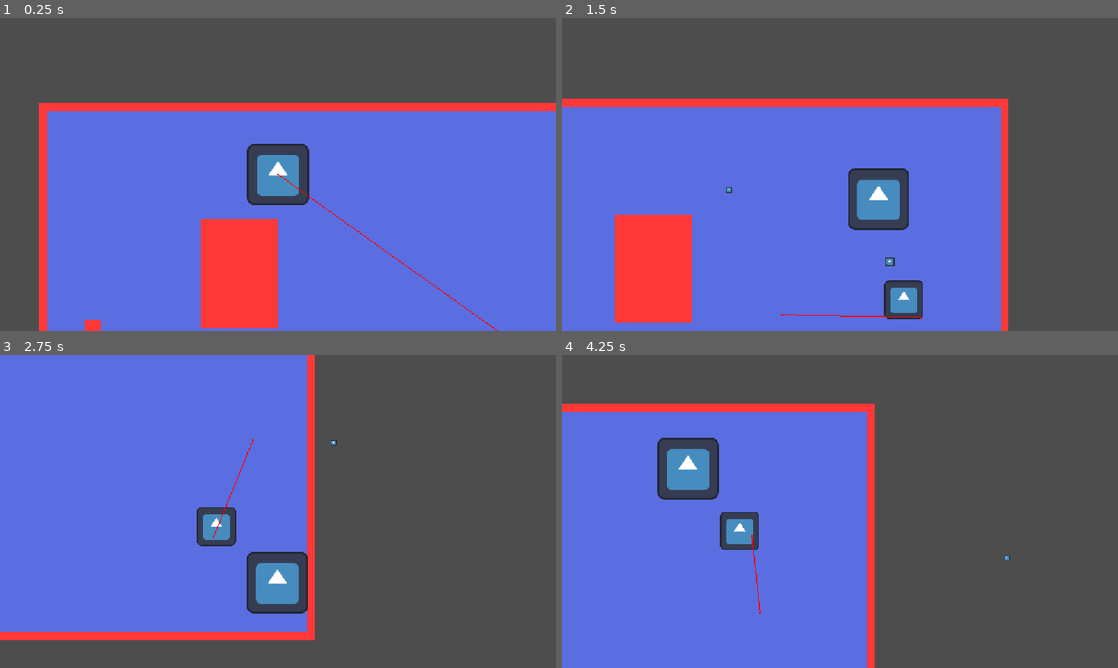
Above: before the commit, frames 1-4 (two rows, left to right).
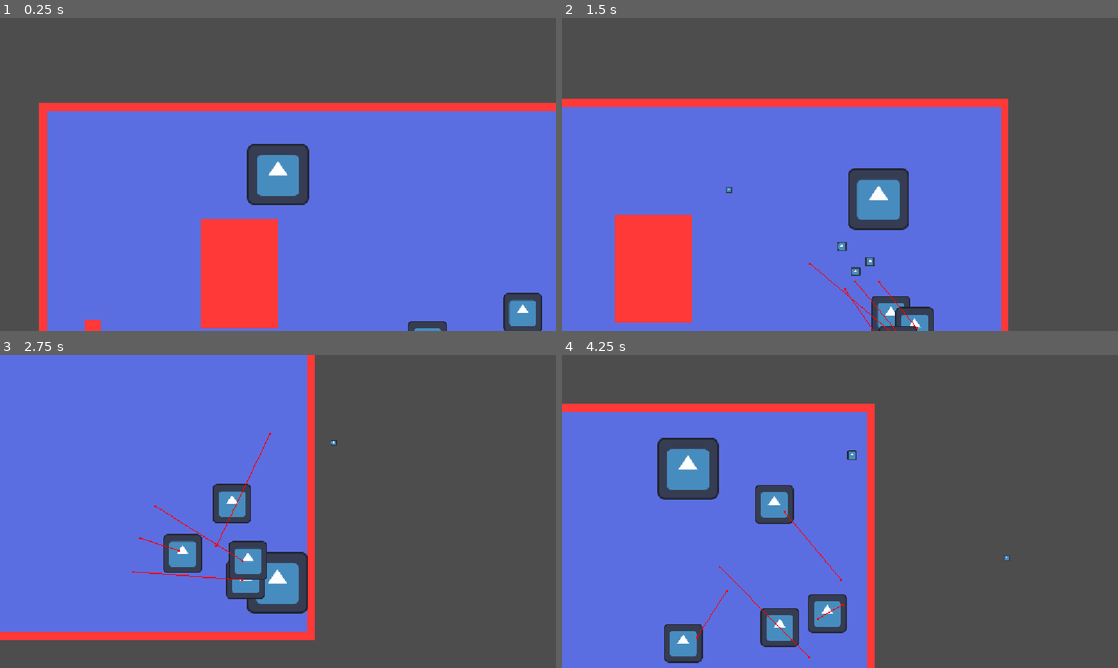
Above: after the commit, the same moments.

Repository: icarus-child/ASJ2026
Game: Godot game, scene res://main.tscn
The game is run twice, just before and just after one commit, with the same random seed, the same clock (stepped at 60 frames per second) and the same inputs. The engine's default icon, where the game draws it, is replaced by a stand-in: a white triangle on a blue panel in a dark square.
Inputs (mouse positions are in pixels of both pictures, inside the frame that each line leads up to):
- Up to frame 1 (0.25 s): no input
- Up to frame 2 (1.5 s): move the mouse to (962, 158) at 0.52 s; hold D (move_right) 0.53-1.28 s; hold Space (parry) 0.53-1.28 s; move the mouse to (728, 190) at 1.27 s; hold S (move_down) from 1.28 s (still down); click (728, 190) at 1.35 s
- Up to frame 3 (2.75 s): move the mouse to (333, 442) at 2.02 s; release S (move_down) at 2.03 s; hold D (move_right) from 2.03 s (still down); tap Middle mouse button (spell_2) at 2.1 s
- Up to frame 4 (4.25 s): move the mouse to (812, 574) at 2.77 s; release D (move_right) at 2.78 s; hold W (move_up) 2.78-3.53 s; right-click (812, 574) at 2.85 s; move the mouse to (1006, 558) at 3.52 s; hold A (move_left) from 3.53 s (still down); hold Space (parry) from 3.53 s (still down)

The runs differ from the first frame. In frame 1, 1.2% of the frame differs, in the area x 49-98%, y 49-100%; in frame 2, 1.8%; in frame 3, 3.6%; in frame 4, 4.4%, in the area x 18-53%, y 30-99%.

Commit message:
enemy ai with scoring system and self-avoidance

Diff:
--- a/enemies/test_enemy.gd
+++ b/enemies/test_enemy.gd
@@ -13,14 +13,19 @@
 # the ai needs to know how far it can move before it's cooldown is done so it can
 # move intelligently between attacks (?) i.e. it prioritizes local optimums
 
+
+
 @export var min_attack_cooldown: float
 @export var max_attack_cooldown: float
-@export var max_speed: float
+@export var speed: float
 @export var acceleration: float
 @export var health: int = 3
 
+const IDEAL_DISTANCE := 300.0
+
 var can_attack: bool = true
 var attack_recovery: bool = false
+var reposition_target: Vector2
 
 @onready var attacks: Array[Spell] = [Projectile.TestSpell.new()]
 @onready var max_attack_range: float = (
@@ -28,6 +33,7 @@
 )
 @onready var player: CharacterBody2D = get_parent().get_node("Player")
 @onready var navigation_agent: NavigationAgent2D = $NavigationAgent2D
+@onready var avoid_shape: Area2D = $AvoidShape
 
 
 func _ready() -> void:
@@ -36,11 +42,15 @@
 		func(a1: Spell, a2: Spell) -> bool: return a1.range() < a2.range()
 	)
 	# TODO: artificially stagger the timers so every enemy doesn't update at the same time
-	($NavigationTargetCooldown as Timer).timeout.connect(_update_navigation_target)
-	_update_navigation_target()
+	var timer := Timer.new()
+	timer.autostart = true
+	timer.wait_time = randf_range(0.5, 1)
+	timer.timeout.connect(_update_navigation_target)
+	add_child(timer)
 
 
 # TODO: enemy attacks should have a startup and recovery time where they don't move
+# TODO: enemy won't stop and attack when inside of an obstacle
 func _physics_process(delta: float) -> void:
 	var distance_to_player := position.distance_to(player.position)
 	if can_attack and distance_to_player <= max_attack_range and _has_line_of_sight():
@@ -76,64 +86,61 @@
 
 
 func _movement(delta: float) -> void:
-	var direction := position.direction_to(navigation_agent.get_next_path_position())
-	var target_vel: Vector2 = direction * max_speed
-	velocity += (target_vel - velocity).limit_length(acceleration * delta)
+	var move_dir := position.direction_to(
+		navigation_agent.get_next_path_position()
+	)
+
+	var separation := _get_separation_force()
+
+	# only keep component perpendicular to movement
+	var forward_strength := separation.dot(move_dir)
+
+	var lateral_separation := (
+		separation
+		- move_dir * forward_strength
+	)
+
+	var final_dir := (
+		move_dir
+		+ lateral_separation * 1.2
+	).normalized()
+
+	var target_vel := final_dir * speed
+
+	velocity += (
+		target_vel - velocity
+	).limit_length(acceleration * delta)
+
 
 # Too far → move closer
 # Too close → back away
 # Good distance + LOS → strafe / hold position
 # No LOS → move to regain visibility
 func _update_navigation_target() -> void:
-	var IDEAL_DISTANCE := 300.0
-	var DISTANCE_TOLERANCE := 200.0
-
-	var target: Vector2
-	var distance := player.position.distance_to(position)
-	var has_los := _has_line_of_sight()
-	var desired_position := (
-		player.global_position - global_position.direction_to(player.global_position)
-		* IDEAL_DISTANCE
-		)
-
-
-	if not has_los:
-		target = _find_flank_position()
-	elif (
-		distance > IDEAL_DISTANCE + DISTANCE_TOLERANCE
-		or distance < IDEAL_DISTANCE - DISTANCE_TOLERANCE
-	):
-		target = desired_position
-	else:
-		target = _find_flank_position()
-
-	navigation_agent.target_position = target
-
-
-func _has_line_of_sight(from: Vector2 = global_position) -> bool:
-	var space := get_world_2d().direct_space_state
-
-	var query := PhysicsRayQueryParameters2D.create(
-		from,
-		player.global_position
-	)
-
-	query.collision_mask = 0b100000011
-
-	var result := space.intersect_ray(query)
-
-	if result.is_empty():
-		return true
-
-	return result.collider == player
+	navigation_agent.target_position = _find_flank_position()
+
+
+func _get_separation_force() -> Vector2:
+	var force := Vector2.ZERO
+
+	for neighbour: Area2D in avoid_shape.get_overlapping_areas():
+		var offset := global_position - neighbour.global_position
+		var dist := offset.length()
+
+		if dist <= 0.01:
+			continue
+
+		var strength := 1.0 - (dist / ((avoid_shape.get_child(0) as CollisionShape2D).shape as CircleShape2D).radius)
+
+		force += offset.normalized() * strength
+
+	return force.limit_length(0.4)
 
 
 func _find_flank_position() -> Vector2:
-	const IDEAL_DISTANCE := 300.0
-	const FLANK_ANGLE_STEP := 45.0
 	const NUM_SAMPLES := 8
-
-	var to_enemy := (global_position - player.global_position).normalized()
+	const FLANK_ANGLE_STEP := 360.0/NUM_SAMPLES
+
 
 	var best_pos := player.global_position
 	var best_score := -INF
@@ -141,27 +148,16 @@
 	for i in range(NUM_SAMPLES):
 		var angle := deg_to_rad(i * FLANK_ANGLE_STEP)
 
-		var dir := to_enemy.rotated(angle)
+		var dir := global_position.direction_to(player.global_position).rotated(angle)
 
 		var candidate := (
 			player.global_position
 			+ dir * IDEAL_DISTANCE
 		)
-
-		if not _is_position_reachable(candidate):
-			continue
-
-		var score := 0.0
-
-		# Prefer LOS
-		if _has_line_of_sight(candidate):
-			score += 1000.0
-
-		# Prefer shorter movement
-		score -= global_position.distance_to(candidate)
-
-		# Prefer keeping current side slightly
-		score += to_enemy.dot(dir) * 50.0
+		# get closest valid navmesh point
+		candidate = NavigationServer2D.map_get_closest_point(get_world_2d().navigation_map, candidate)
+		var score := _rate_position(candidate)
+		# _display_flanks_for_testing(score, candidate, i)
 
 		if score > best_score:
 			best_score = score
@@ -170,10 +166,68 @@
 	return best_pos
 
 
-func _is_position_reachable(target_point: Vector2) -> bool:
-	var map := get_world_2d().navigation_map
-	var closest_point := NavigationServer2D.map_get_closest_point(map, target_point)
-	return (closest_point - target_point).is_zero_approx()
+func _rate_position(candidate: Vector2) -> float:
+	var score := 0.0
+
+	# Prefer LOS
+	if not _has_line_of_sight(candidate):
+		return -INF
+
+	# Prefer a specific distance
+	var res := -absf(candidate.distance_to(player.global_position) - IDEAL_DISTANCE) * 2
+	score += res
+	# print("gained for distance %s" % res)
+
+	# Prefer shorter movement
+	res = -global_position.distance_to(candidate)
+	score += res
+	# print("gained for movement %s" % res)
+
+	# Prefer changing spots once we've reached one
+	res = 0
+	if global_position.distance_to(candidate) < 10:
+		res = -300
+	score += res
+	# print("gained for position %s" % res)
+
+	# Prefer positions that aren't crowded
+	for neighbour: Area2D in avoid_shape.get_overlapping_areas():
+		var dist := neighbour.global_position.distance_to(candidate)
+
+		if dist < 100:
+			score -= (100 - dist) * 10
+
+	return score
+
+
+func _has_line_of_sight(from: Vector2 = global_position) -> bool:
+	var space := get_world_2d().direct_space_state
+
+	var query := PhysicsRayQueryParameters2D.create(
+		from,
+		player.global_position
+	)
+
+	query.collision_mask = 0b110000001
+
+	var result := space.intersect_ray(query)
+
+	if result.is_empty():
+		return true
+
+	return result.collider == player
+
+
+func _display_flanks_for_testing(score: float, candidate: Vector2, i: int) -> void:
+	var label := Label.new()
+	label.text = "%s : %s" % [i, snappedf(score, 5)]
+	label.global_position = candidate
+	var timer := Timer.new()
+	timer.autostart = true
+	timer.wait_time = 1
+	timer.timeout.connect(label.queue_free)
+	label.add_child(timer)
+	add_sibling(label)
 
 
 func _die() -> void:
--- a/enemies/test_enemy.tscn
+++ b/enemies/test_enemy.tscn
@@ -9,13 +9,16 @@
 [sub_resource type="RectangleShape2D" id="RectangleShape2D_2bghh"]
 size = Vector2(86, 86)
 
+[sub_resource type="CircleShape2D" id="CircleShape2D_8ifd5"]
+radius = 74.3
+
 [node name="TestEnemy" type="CharacterBody2D" unique_id=1794130473]
 collision_layer = 16
 collision_mask = 256
 script = ExtResource("1_pegq0")
 min_attack_cooldown = 2.0
 max_attack_cooldown = 4.0
-max_speed = 150.0
+speed = 150.0
 acceleration = 300.0
 
 [node name="Sprite2D" type="Sprite2D" parent="." unique_id=1694667638]
@@ -34,9 +37,14 @@
 shape = SubResource("RectangleShape2D_2bghh")
 debug_color = Color(0.9015615, 0.25354874, 0.46391654, 0.41960785)
 
+[node name="AvoidShape" type="Area2D" parent="." unique_id=496320859]
+collision_layer = 64
+collision_mask = 64
+
+[node name="CollisionShape2D" type="CollisionShape2D" parent="AvoidShape" unique_id=1514964437]
+shape = SubResource("CircleShape2D_8ifd5")
+debug_color = Color(0.9015615, 0.25354874, 0.46391654, 0.41960785)
+
 [node name="NavigationAgent2D" type="NavigationAgent2D" parent="." unique_id=1503169185]
+avoidance_enabled = true
 debug_enabled = true
-
-[node name="NavigationTargetCooldown" type="Timer" parent="." unique_id=1293739049]
-wait_time = 0.5
-autostart = true
--- a/main.tscn
+++ b/main.tscn
@@ -77,6 +77,15 @@
 [node name="TestEnemy" parent="." unique_id=575713072 instance=ExtResource("3_h2yge")]
 position = Vector2(1043, 537)
 
+[node name="TestEnemy2" parent="." unique_id=1794130473 instance=ExtResource("3_h2yge")]
+position = Vector2(904, 546)
+
+[node name="TestEnemy3" parent="." unique_id=1677985692 instance=ExtResource("3_h2yge")]
+position = Vector2(1000, 425)
+
+[node name="TestEnemy4" parent="." unique_id=1156096573 instance=ExtResource("3_h2yge")]
+position = Vector2(797, 486)
+
 [node name="NavigationRegion2D" type="NavigationRegion2D" parent="." unique_id=1347056112]
 position = Vector2(721, 262)
 navigation_polygon = SubResource("NavigationPolygon_1bvp3")
--- a/project.godot
+++ b/project.godot
@@ -106,6 +106,7 @@
 2d_physics/layer_2="Player Hurtbox"
 2d_physics/layer_5="Enemy Collisions"
 2d_physics/layer_6="Enemy Hurtbox"
+2d_physics/layer_7="Enemy Pushbox"
 2d_physics/layer_9="Room Collisions"
 
 [physics]
